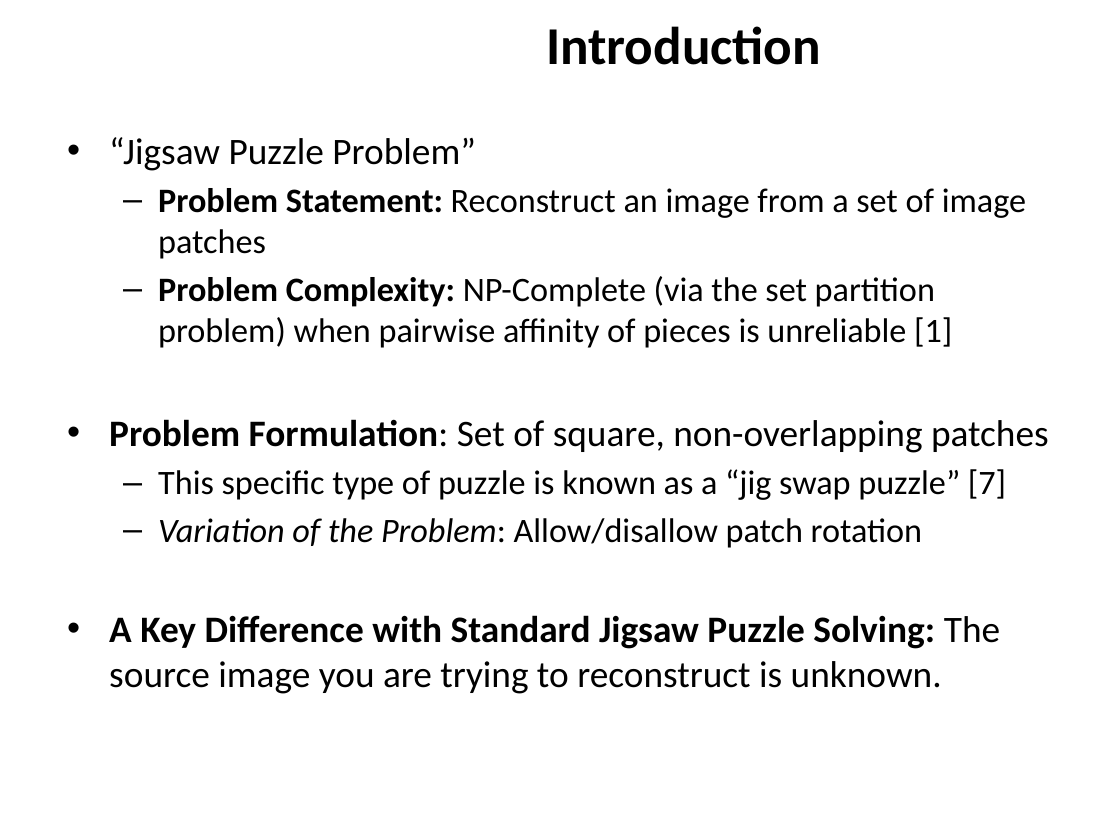
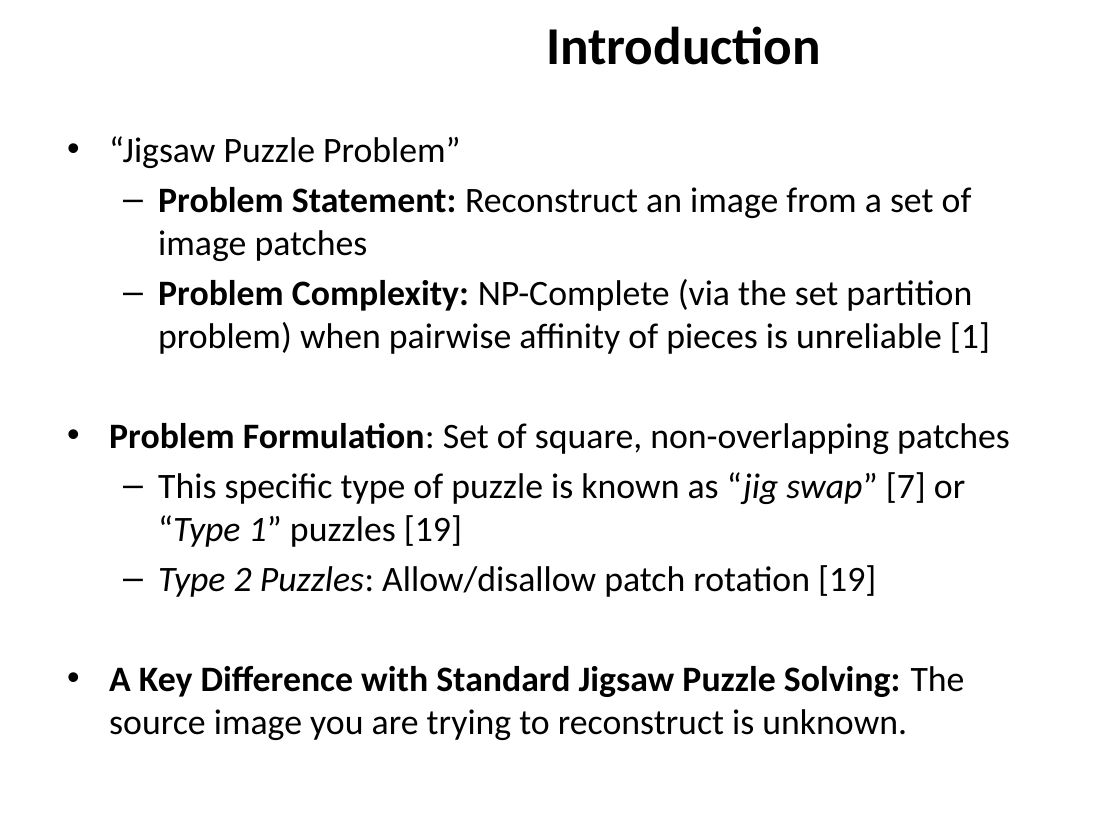
Before and after one commit to ZaydH/sjsu_thesis, a slide deck: slide 2 of Papers/Zayd_Hammoudeh_-_Square_Jigsaw_Puzzle_Problem_Literature_Review.pptx. Drawn at 1120x840 pixels with LibreOffice and Linux fonts; fonts in the diff are those of the drawing; background and template pictures are left out. Boxes give left, top, right and bottom in pixels: in the first picture for what was removed or moved away, otherwise in the second. Text is boxed around its words. In the diff, an @@ line names an element or a change of style, - is before the commit and + after.

```diff
--- a/Papers/Zayd_Hammoudeh_-_Square_Jigsaw_Puzzle_Problem_Literature_Review.pptx
+++ b/Papers/Zayd_Hammoudeh_-_Square_Jigsaw_Puzzle_Problem_Literature_Review.pptx
@@ text at (x1=109, y1=136, x2=1010, y2=740): size 24 to 23 pt in "“Jigsaw Puzzle Problem”", "Problem Formulation: Set of square, non-overlapping patches", "A Key Difference with Standard Jigsaw Puzzle ..."; size 22 to 23 pt in "Problem Statement: Reconstruct an image from a ...", "Problem Complexity: NP-Complete (via the set partition ..." @@
@@ text at (x1=158, y1=472, x2=965, y2=597): text changed; size 22 to 23 pt @@
-  – This specific type of puzzle is known as a “jig swap puzzle” [7]
-  – Variation of the Problem: Allow/disallow patch rotation
+  – This specific type of puzzle is known as “jig swap” [7] or “Type 1” puzzles [19]
+  – Type 2 Puzzles: Allow/disallow patch rotation [19]
```
Also in this commit, not shown: 2 other slides changed, 8 slides added, 3 other files.
